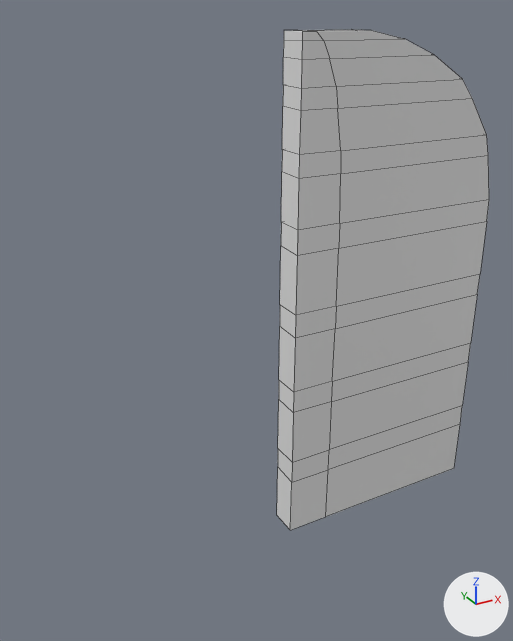
The FBX model Assets/3Dmodels/Gates/Gate.fbx: old version first, new version second.
The view is the same before and after, from a camera (50 mm lens) standing at (-6.02, -5.88, 5.53) and looking at (-2.8, -0.03, 2.6). Every picture has the same lights, and +X, +Y and +Z are marked at lower right. Mesh edges are drawn as thin lines.

The first picture shows 'WallWithDoor.001'.
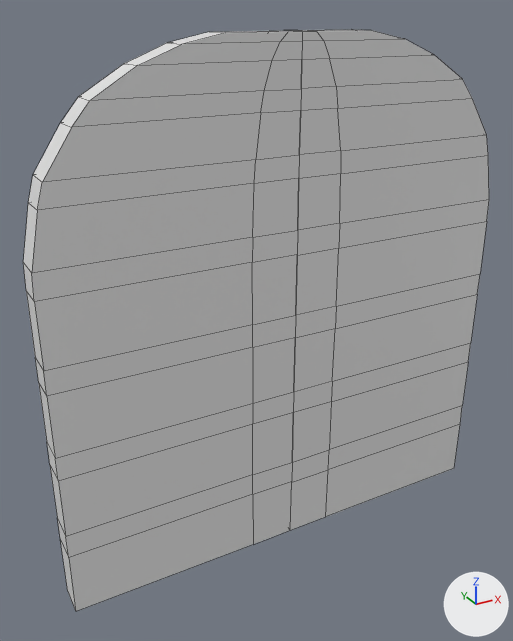
What differs and where, as boxes [x1, y1, x2, y2] in the pictures (513 x 641 px):
```json
{"object": "GateR", "change": "added", "after": [23, 31, 302, 611]}
```

Edits to the scene script, one JSON object a line:
```json
{"op": "add", "block": "me_cube_007", "code": ["me_cube_007 = bpy.data.meshes.new('Cube.007')", "me_cube_007.from_pydata(...)  # 96 vertices, 94 faces; spans x 0.0..2.51, y -0.31..0.0, z 0.0..5.35", "me_cube_007.materials.append(mat_gatemat)  # white #e7e7e7"]}
{"op": "add", "block": "ob_gater", "code": ["ob_gater = bpy.data.objects.new('GateR', me_cube_007)", "ob_gater.location = (-5.02, 0.0, 0.0)"]}
```
